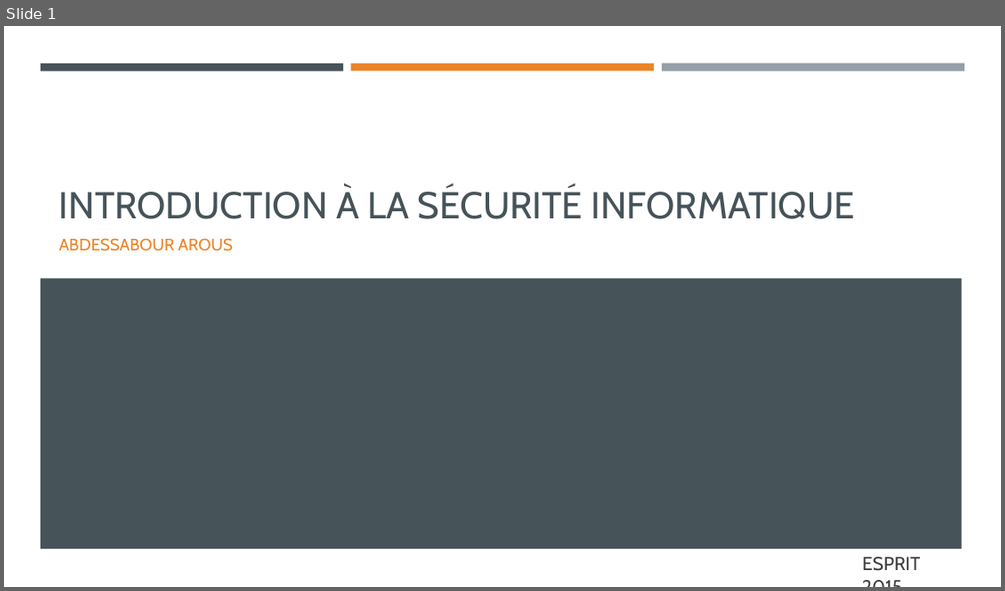
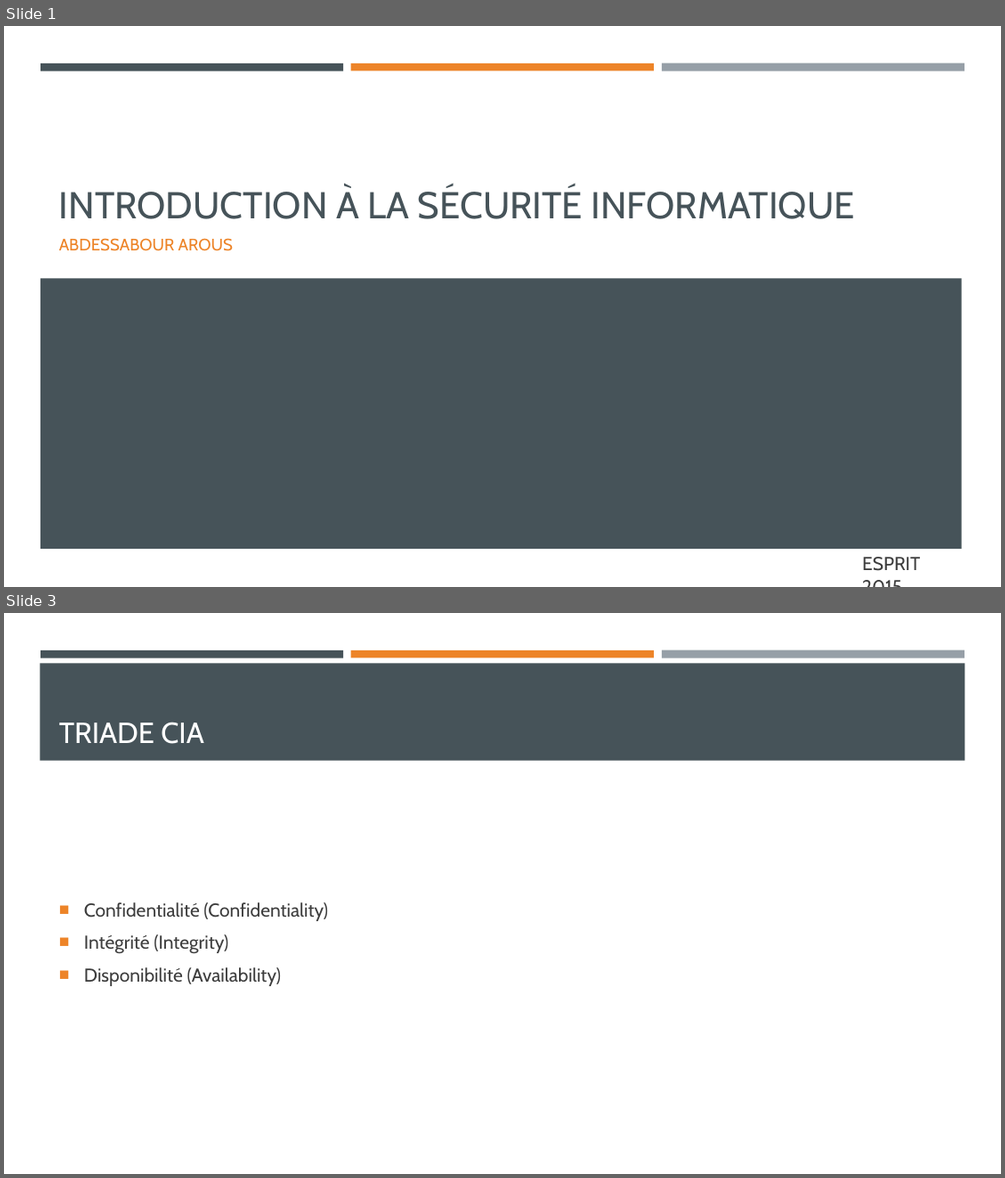
Before and after one commit to fksontini/NetworkSecurityClass, a slide deck: ESPRIT-4CINFO1-Mai-Juin-2015/Diapositives/1. Introduction à la Sécurité Informatique.pptx. Shown one above the other, each under a label of ours: slide 1 before the commit, slides 1 and 3 after it; the slides between them are not shown. The pictures are 1005x591 and 1005x1178 pixels, drawn with LibreOffice and Linux fonts; fonts in the diff are those of the drawing. Boxes give left, top, right and bottom in pixels: in the first picture for what was removed or moved away, otherwise in the second. Text is boxed around its words. In the diff, an @@ line names an element or a change of style, - is before the commit and + after.

```diff
--- a/ESPRIT-4CINFO1-Mai-Juin-2015/Diapositives/1. Introduction à la Sécurité Informatique.pptx
+++ b/ESPRIT-4CINFO1-Mai-Juin-2015/Diapositives/1. Introduction à la Sécurité Informatique.pptx
@@ slide 3 added at (4,613,1001,1174), background #FFFFFF; not listed: 3 template elements that a slide beside it also shows @@
@@ rectangle added at (40,663,965,761), fill #465359 @@
@@ title added at (59,722,204,744), 28 pt, text #FFFFFF @@
+TRIADE CIA
@@ text added at (84,902,328,986), 18 pt, text #3D3D3D @@
+■ Confidentialité (Confidentiality)
+■ Intégrité (Integrity)
+■ Disponibilité (Availability)
```
Also in this commit, not shown: 4 other slides added, 2 other files.
